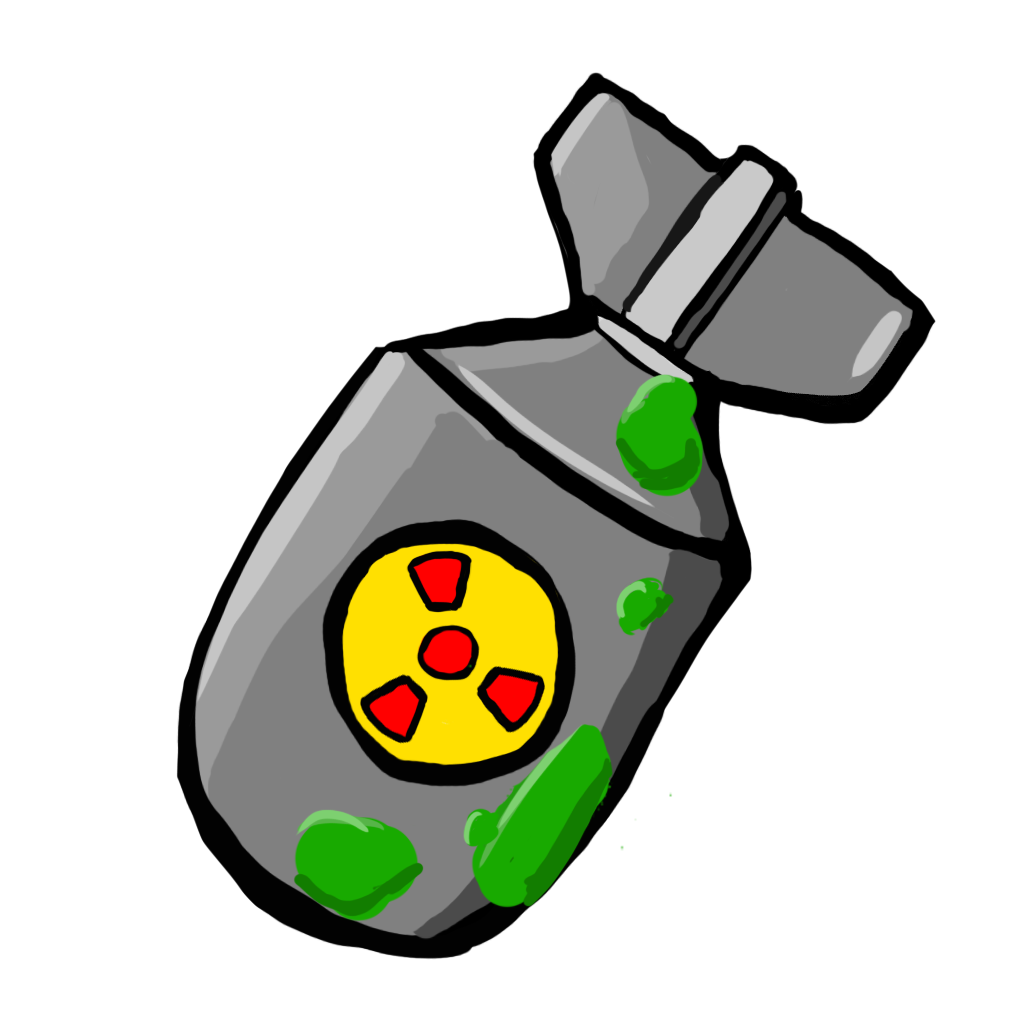
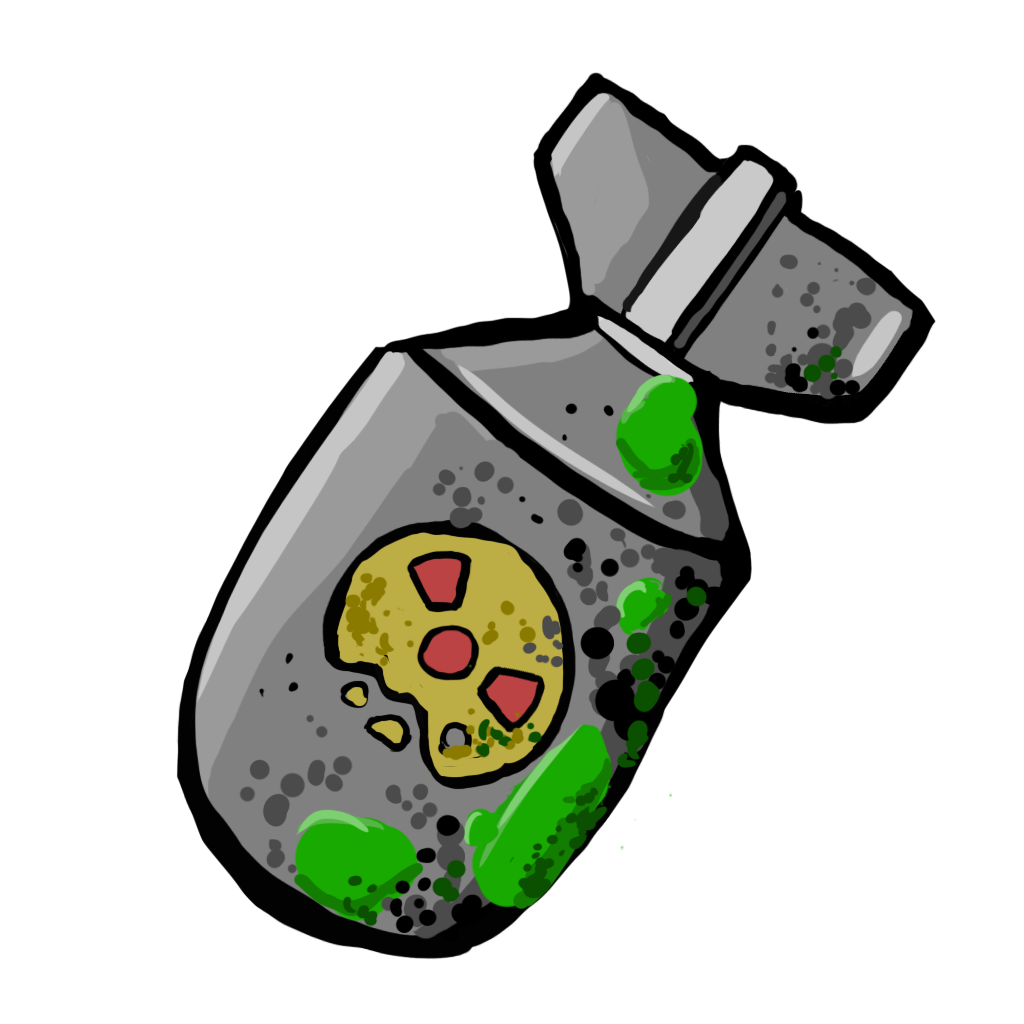
Before/after of a 1024 x 1024 layered artwork. What changed in the layer stack:
added layer "Layer 3" above "Layer 2" over 239, 254, 877, 934
painted on "Camada 6 copiar" over 323, 532, 565, 790
